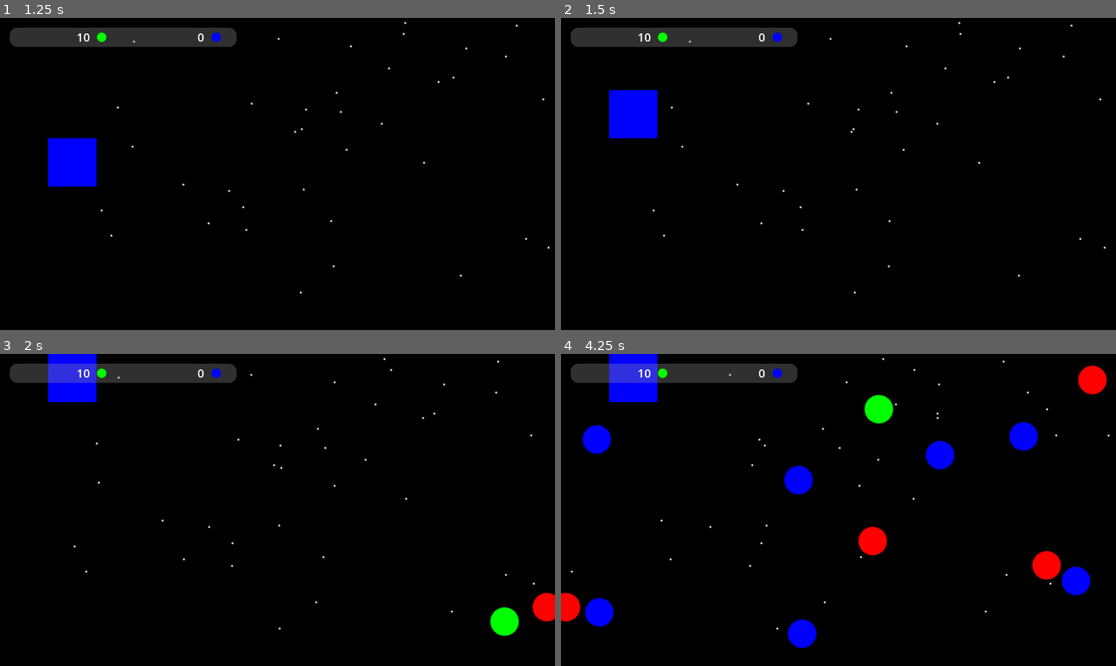
Above: before the commit, frames 1-4 (two rows, left to right).
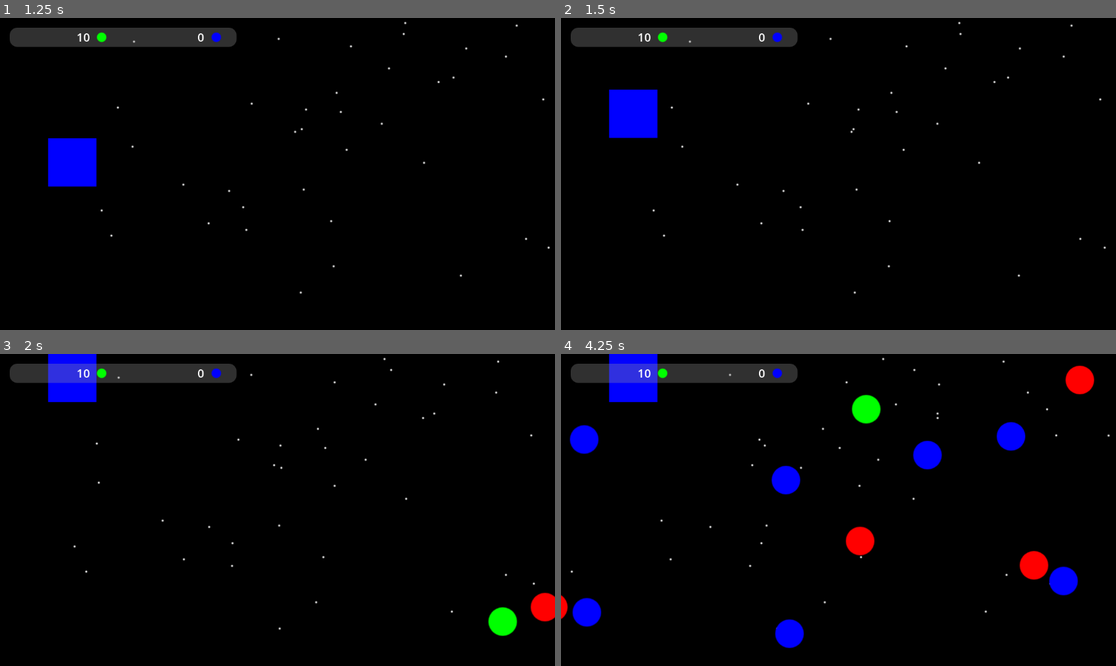
Above: after the commit, the same moments.

Repository: Bolgeg/godot_bolas
Game: Godot game, scene res://full_game.tscn
The game is run twice, just before and just after one commit, with the same random seed, the same clock (stepped at 60 frames per second) and the same inputs.
Inputs:
- Up to frame 1 (1.25 s): click "START GAME" at 0.5 s
- Up to frame 2 (1.5 s): hold W (move_up) from 1.28 s (still down)
- Up to frame 3 (2 s): keep holding W (move_up)
- Up to frame 4 (4.25 s): release W (move_up) at 2.03 s; hold S (move_down) 2.03-2.78 s; hold W (move_up) from 2.78 s (still down)

Frame 1 is identical in both runs. In frame 2, less than 0.1% of the frame differs, in the area x 8-18%, y 22-39%; in frame 3, 0.2%; in frame 4, 5.1%, in the area x 0-99%, y 3-95%.

Commit message:
Game acceleration

Diff:
--- a/ball.gd
+++ b/ball.gd
@@ -13,7 +13,8 @@
 	"blue":Color(0,0,1,1),
 }
 
-var speed:=500.0
+const INITIAL_SPEED:=500.0
+var speed:=INITIAL_SPEED
 
 var type:=BALL_TYPES[0]
 
@@ -31,6 +32,9 @@
 	if global_position.x<BALL_LIMIT_MIN_X:
 		queue_free()
 
+func update_speed(factor: float):
+	speed=INITIAL_SPEED*factor
+
 func set_type(newType: String):
 	if newType in BALL_TYPES:
 		type=newType
--- a/balls.gd
+++ b/balls.gd
@@ -15,6 +15,10 @@
 	var ball_count=get_child_count()
 	if ball_count<MAX_BALLS:
 		add_random_balls(MAX_BALLS-ball_count)
+
+func update_speed(factor: float):
+	for ball in get_children():
+		ball.update_speed(factor)
 
 func get_random_ball_type():
 	var x=randf()
--- a/game.gd
+++ b/game.gd
@@ -4,11 +4,12 @@
 
 var lost:=false
 var paused:=false
+var game_time:=0.0
 
 func _ready() -> void:
 	%PauseScreen.visible=false
 
-func _process(_delta: float) -> void:
+func _process(delta: float) -> void:
 	%LivesLabel.text=str(%Player.lives)
 	%ScoreLabel.text=str(%Player.score)
 	if %Player.lives<=0 and not lost:
@@ -26,6 +27,22 @@
 				pause()
 				%Objects.visible=false
 				%PauseScreen.visible=true
+	if not lost and not paused:
+		game_time+=delta
+		update_game_speed()
+
+func update_game_speed():
+	const MAX_GAME_SPEED:=10.0
+	const MAX_GAME_TIME_FOR_SPEED:=300.0
+	var speed_progress=game_time/MAX_GAME_TIME_FOR_SPEED
+	if speed_progress>1:
+		speed_progress=1
+	var game_speed=pow(MAX_GAME_SPEED,speed_progress)
+	update_speed_of_objects(game_speed)
+
+func update_speed_of_objects(factor: float):
+	%Player.update_speed(factor)
+	%Balls.update_speed(factor)
 
 func pause():
 	for child in get_children():
--- a/game.tscn
+++ b/game.tscn
@@ -72,6 +72,7 @@
 shape = SubResource("RectangleShape2D_fc0e3")
 
 [node name="Balls" type="Node2D" parent="Objects"]
+unique_name_in_owner = true
 script = ExtResource("2_e2o6t")
 
 [node name="StateBar" type="Node2D" parent="Objects"]
--- a/player.gd
+++ b/player.gd
@@ -1,6 +1,7 @@
 extends CharacterBody2D
 
-var speed:=500.0
+const INITIAL_SPEED:=500.0
+var speed:=INITIAL_SPEED
 
 var lives:=10
 var score:=0
@@ -16,6 +17,9 @@
 	var movement:=Input.get_axis("move_up","move_down")
 	velocity.y=speed*movement
 	move_and_slide()
+
+func update_speed(factor: float):
+	speed=INITIAL_SPEED*factor
 
 func lose_life():
 	%DamageTimer.start()
